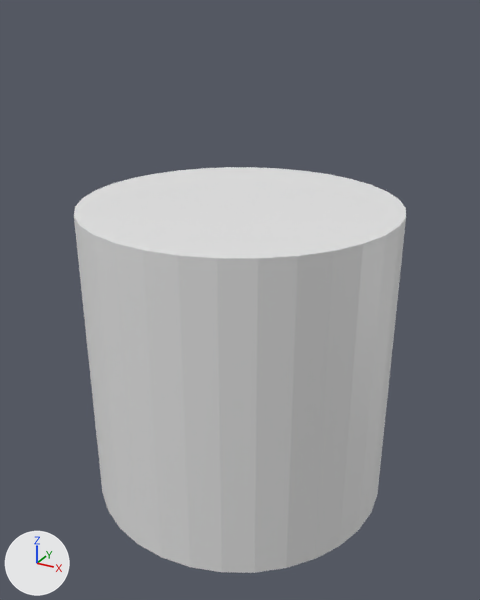
The OBJ model Asset/Model/sphere.obj: old version first, new version second.
The view is the same before and after, from a 50 mm camera at (1.93, -3.5, 2.1) aimed at (0.03, -0.05, 0.37). Arrows for +X, +Y and +Z are at lower left; the lights stay in place. Where no turn or scale is listed for an object, it has been applied to the vertices.
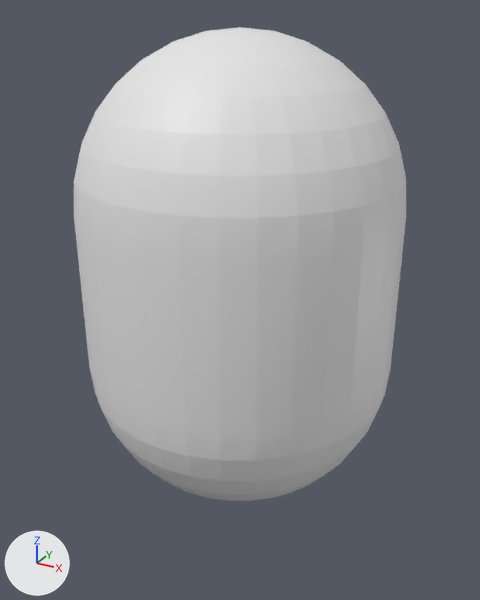
Changed parts and their boxes [x1, y1, x2, y2] in the pictures (480 x 600 px):
'Cube', reshaped (17% taller)
    before: [74, 167, 406, 573]
    after: [74, 27, 406, 501]
part 1 of me_cube, built on
    before: [74, 217, 406, 573]
    after: [74, 217, 406, 501]
part 2 of me_cube, added
    after: [74, 27, 406, 259]

What changed in the scene script:
```text
Change me_cube:
    used by ob_cube; location = (0.0, 0.0, 0.0)
    remove me_cube.from_pydata(...)  # 64 vertices, 124 faces; spans x -1.0..1.0, y -1.0..1.0, z -1.0..1.0
    add me_cube.from_pydata(...)  # 514 vertices, 1024 faces; spans x -1.0..1.0, y -1.0..1.0, z -1.0..2.0
    me_cube part 1: 32 vertices removed from x -1.0..1.0, y -1.0..1.0, z -1.0; 257 vertices added at x -1.0..1.0, y -1.0..1.0, z -1.0..0.0
    me_cube part 2: 225 vertices added at x -0.98..0.98, y -0.98..0.98, z 1.2..2.0
```
